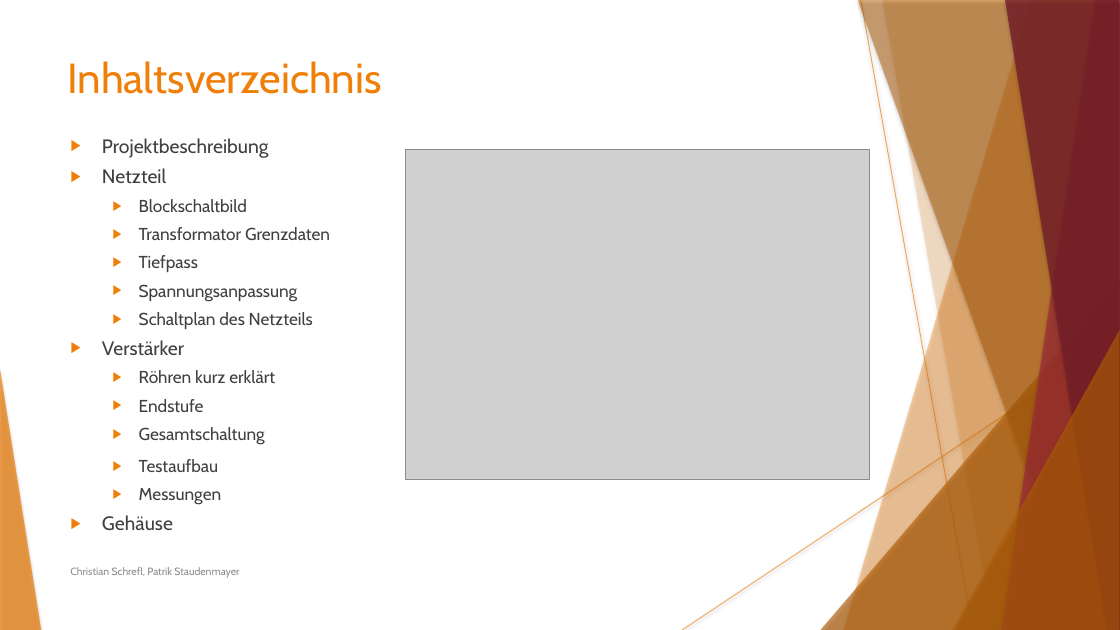
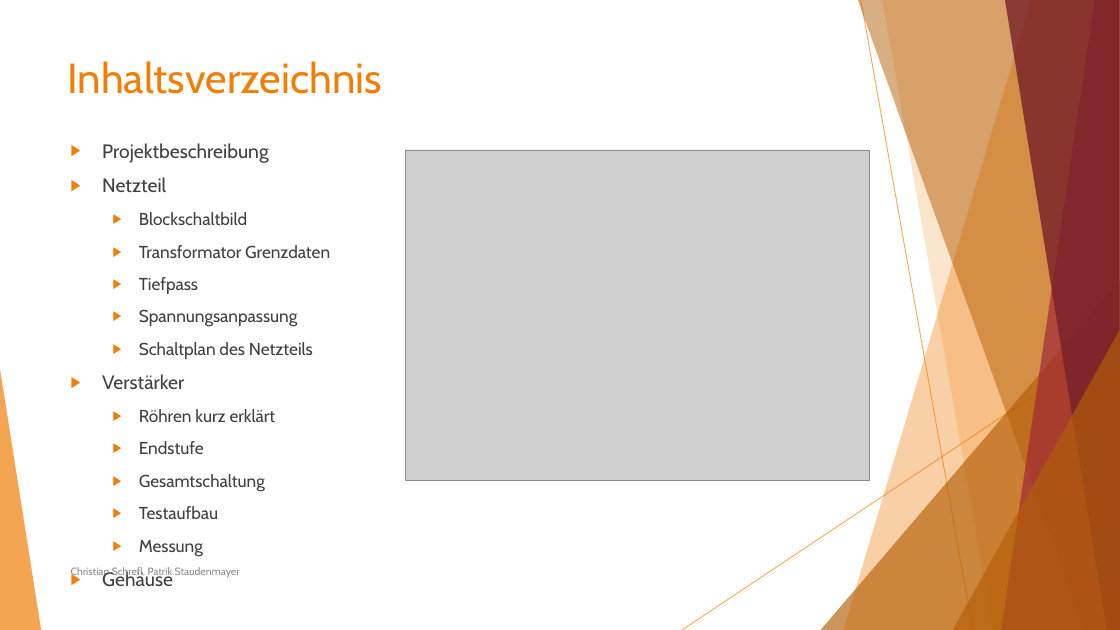
Before and after one commit to Staudi14/tube-amplifier, a slide deck: slide 2 of Präsentation/Staudenmayer_Schrefl_ProjektRöhrenverstärker.pptx. Drawn at 1120x630 pixels with LibreOffice and Linux fonts; fonts in the diff are those of the drawing; grey boxes stand for pictures. Boxes give left, top, right and bottom in pixels: in the first picture for what was removed or moved away, otherwise in the second. Text is boxed around its words. In the diff, an @@ line names an element or a change of style, - is before the commit and + after.

Commit message:
+Update Fixed formatting :sparkle:

```diff
--- a/Präsentation/Staudenmayer_Schrefl_ProjektRöhrenverstärker.pptx
+++ b/Präsentation/Staudenmayer_Schrefl_ProjektRöhrenverstärker.pptx
@@ line (861, 0) - (973, 630): stroke #F07F09 0.74 pt to #F07F09 0.75 pt @@
@@ freeform shape at (882,0,1120,630): shadow off; outline redrawn @@
@@ text at (102,143,330,492): indent changed; line spacing 0.8 to 1 @@
@@ line (1120, 339) - (682, 630): stroke #F07F09 0.74 pt to #F07F09 0.75 pt @@
@@ shadow off in 7 elements at (844,0,1120,630), (821,280,1120,630), (858,0,1120,630), (1002,0,1120,630), (1005,0,1120,630), (953,330,1120,630), (0,369,41,630) @@
@@ text "Christian Schrefl, Patrik Staudenmayer" at (71,567,240,579): text colour #8B8B8B to #8C8C8C @@
@@ text at (139,540,203,556): text changed @@
-  ▶ Messungen
+  ▶ Messung
```
Also in this commit, not shown: 19 other slides changed.
